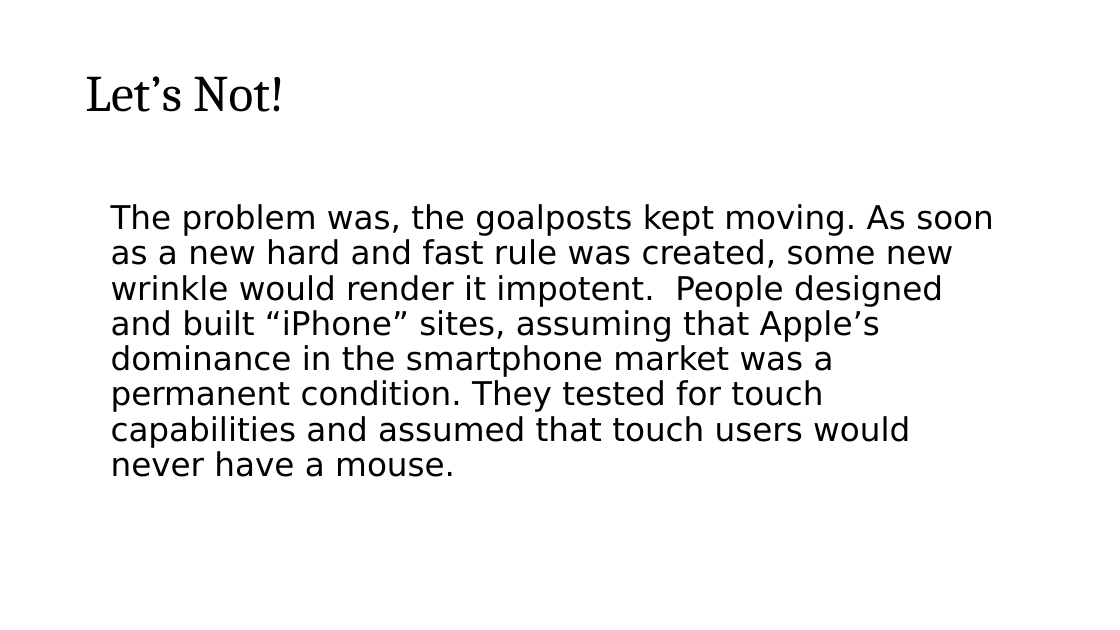
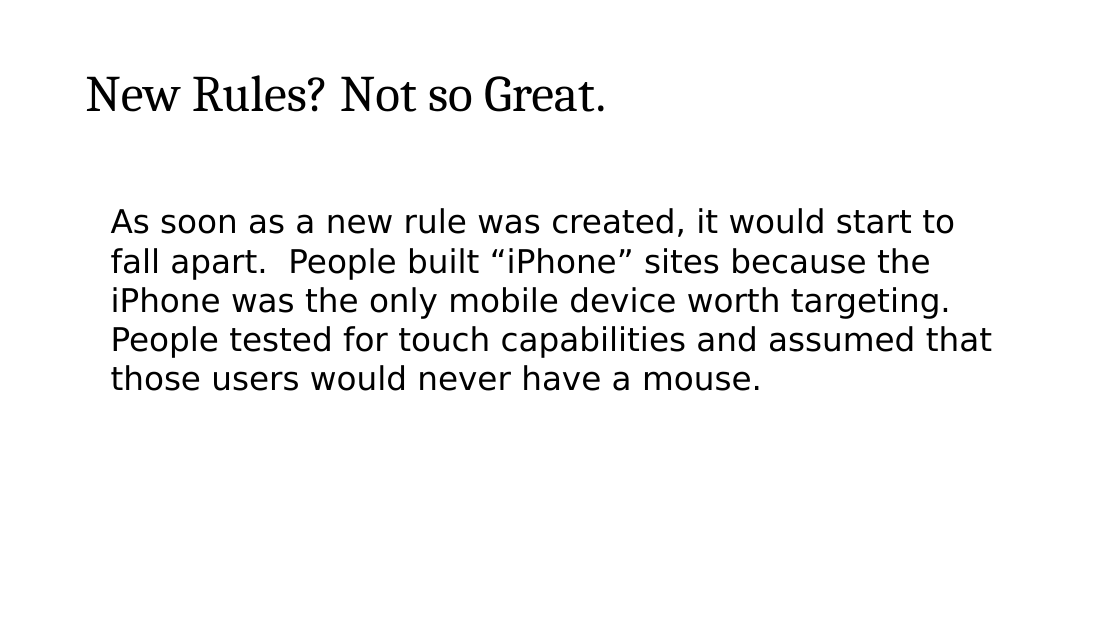
Before and after one commit to roblarsen/rob-larsen-presentations, a slide deck: slide 9 of wild-world-web.pptx (slide 11 before the commit). Drawn at 1120x630 pixels with LibreOffice and Linux fonts; fonts in the diff are those of the drawing; background and template pictures are left out. Boxes give left, top, right and bottom in pixels: in the first picture for what was removed or moved away, otherwise in the second. Text is boxed around its words. In the diff, an @@ line names an element or a change of style, - is before the commit and + after.

```diff
--- a/wild-world-web.pptx
+++ b/wild-world-web.pptx
@@ title at box(85, 75, 606, 112): text changed @@
-Let’s Not!
+New Rules? Not so Great.
@@ text at box(111, 208, 992, 391): text changed @@
-The problem was, the goalposts kept moving. As soon as a new hard and fast rule was created, some new wrinkle would render it impotent. People designed and built “iPhone” sites, assuming that Apple’s dominance in the smartphone market was a permanent condition. They tested for touch capabilities and assumed that touch users would never have a mouse.
+As soon as a new rule was created, it would start to fall apart. People built “iPhone” sites because the iPhone was the only mobile device worth targeting. People tested for touch capabilities and assumed that those users would never have a mouse.
```
Also in this commit, not shown: 28 other slides changed, 7 slides added, 17 slides removed.
